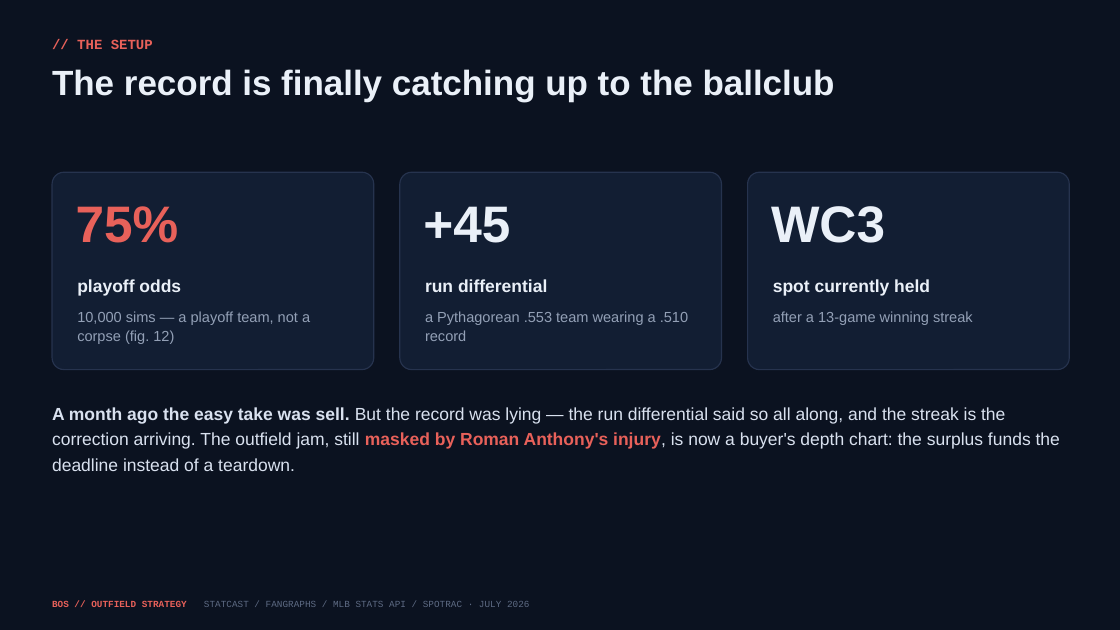
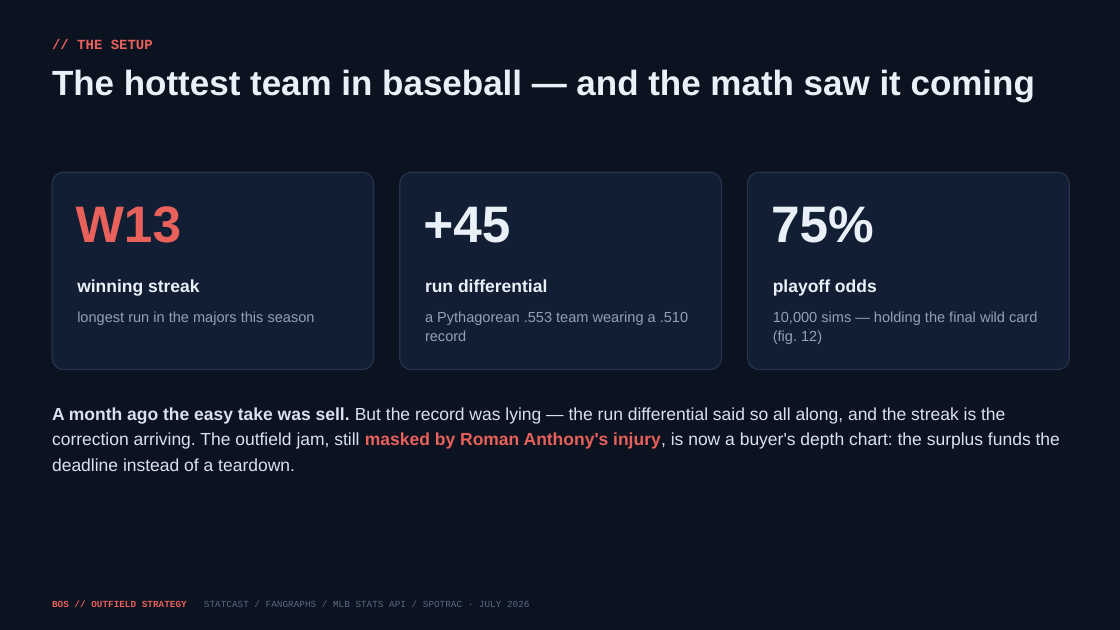
Before and after one commit to justinloo12/jarren-duran-outlier-analysis, a slide deck: slide 2 of outputs/Red_Sox_Outfield_Strategy.pptx. Drawn at 1120x630 pixels with LibreOffice and Linux fonts; fonts in the diff are those of the drawing. Boxes give left, top, right and bottom in pixels: in the first picture for what was removed or moved away, otherwise in the second. Text is boxed around its words. In the diff, an @@ line names an element or a change of style, - is before the commit and + after.

```diff
--- a/outputs/Red_Sox_Outfield_Strategy.pptx
+++ b/outputs/Red_Sox_Outfield_Strategy.pptx
@@ text at (x1=52, y1=69, x2=1035, y2=102): text changed @@
-The record is finally catching up to the ballclub
+The hottest team in baseball — and the math saw it coming
@@ text at (x1=76, y1=206, x2=181, y2=243): text changed @@
-75%
+W13
@@ text at (x1=771, y1=206, x2=874, y2=243): text changed @@
-WC3
+75%
@@ text at (x1=77, y1=279, x2=200, y2=296): text changed @@
-playoff odds
+winning streak
@@ text at (x1=773, y1=279, x2=877, y2=296): text changed @@
-spot currently held
+playoff odds
@@ text at (x1=77, y1=311, x2=315, y2=325): text changed @@
-10,000 sims — a playoff team, not a corpse (fig. 12)
+longest run in the majors this season
@@ text at (x1=773, y1=311, x2=1037, y2=344): text changed @@
-after a 13-game winning streak
+10,000 sims — holding the final wild card (fig. 12)
```
Also in this commit, not shown: 1 other slide changed, 4 other files.
